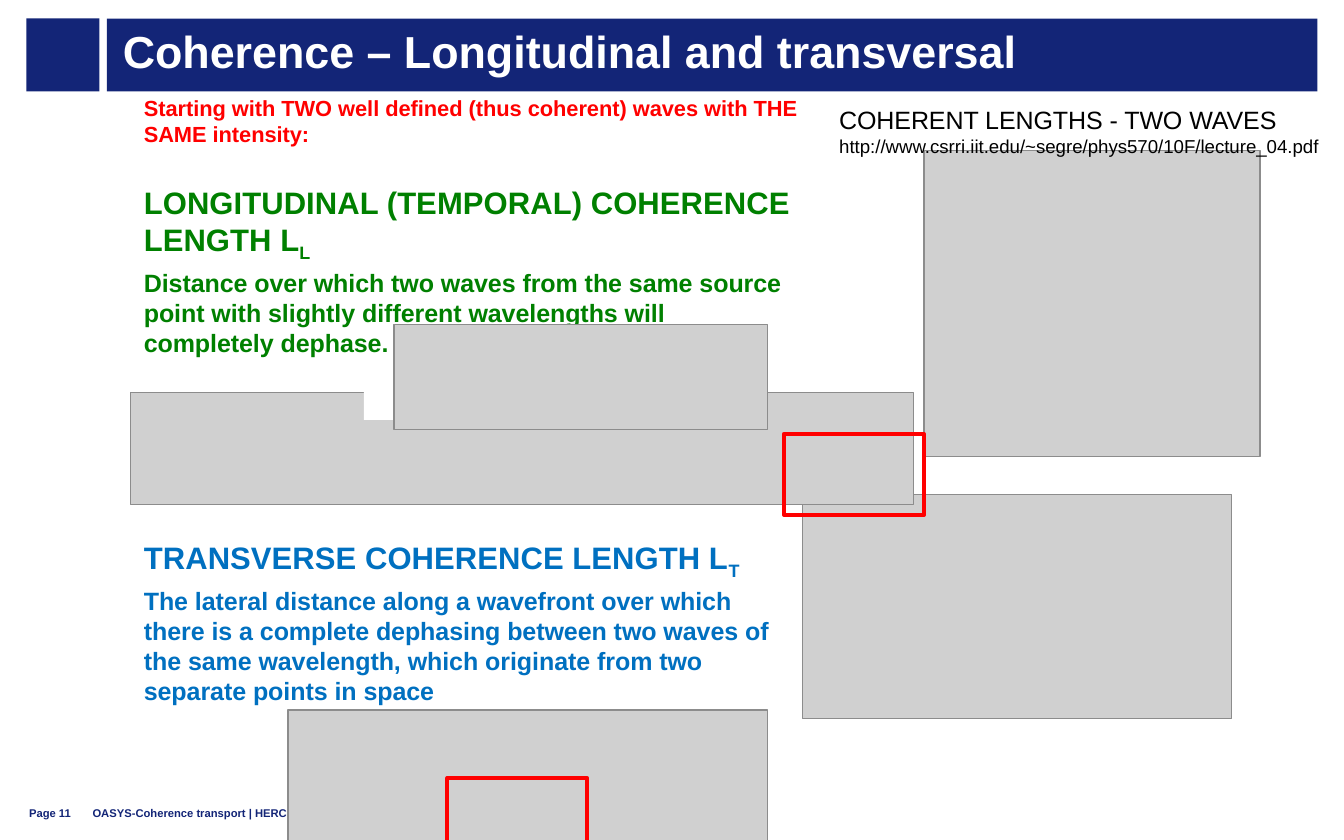
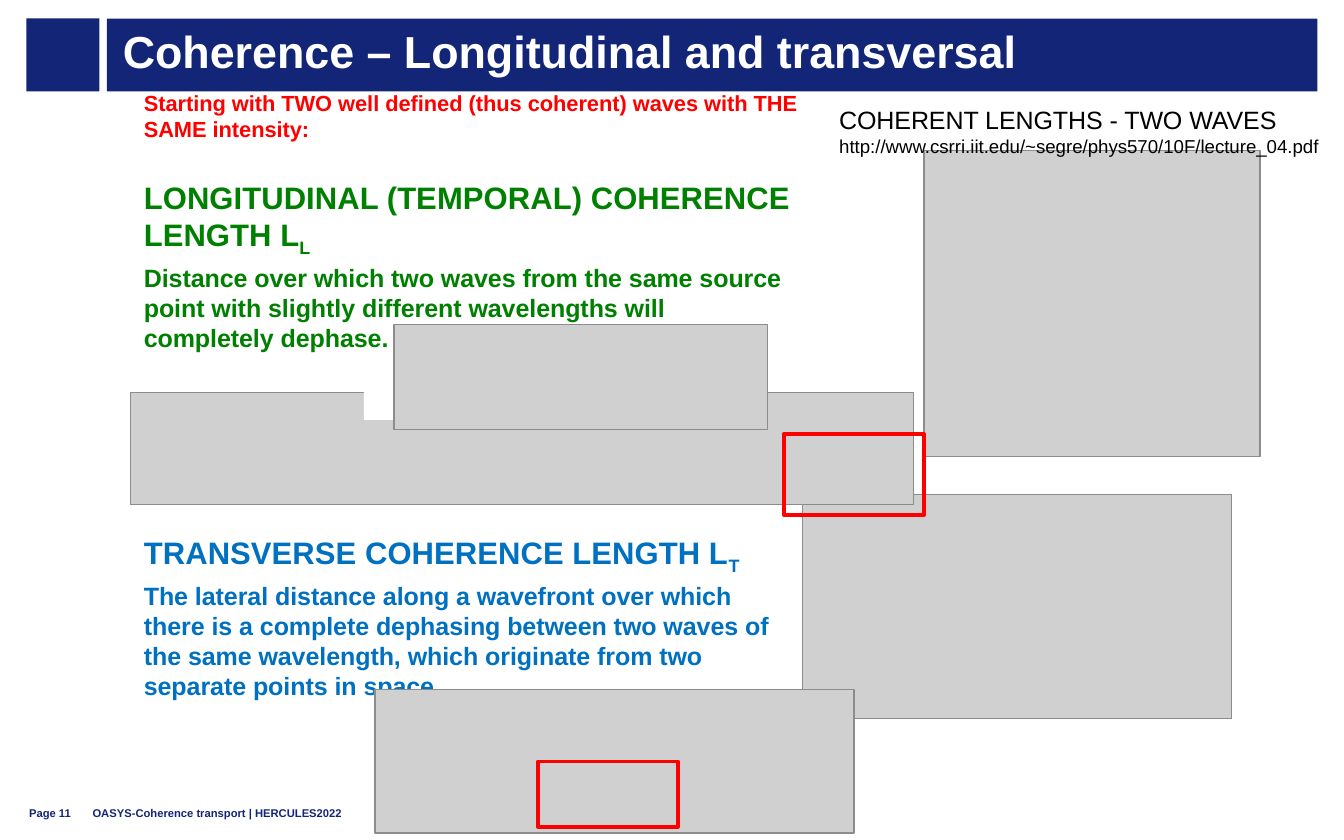
Before and after one commit to oasys-esrf-kit/oasys_hercules, a slide deck: slide 11 of 2022/hercules2022_D_coherence_transport.pptx. Drawn at 1344x840 pixels with LibreOffice and Linux fonts; fonts in the diff are those of the drawing; grey boxes stand for pictures; background and template pictures are left out. Boxes give left, top, right and bottom in pixels: in the first picture for what was removed or moved away, otherwise in the second. Text is boxed around its words. In the diff, an @@ line names an element or a change of style, - is before the commit and + after.

```diff
--- a/2022/hercules2022_D_coherence_transport.pptx
+++ b/2022/hercules2022_D_coherence_transport.pptx
@@ text "Starting with TWO well defined ...": place and size @@
-text "Starting with TWO well defined ..." at [144,100,798,706]
+text "Starting with TWO well defined ..." at [144,95,798,701]
@@ picture: place and size @@
-picture at [288,710,766,840]
+picture at [375,689,853,833]
@@ rectangle: place and size @@
-rectangle at [448,778,587,840]
+rectangle at [538,762,677,828]
```
Also in this commit, not shown: 2 other slides changed, 1 slide removed, 3 other files.
